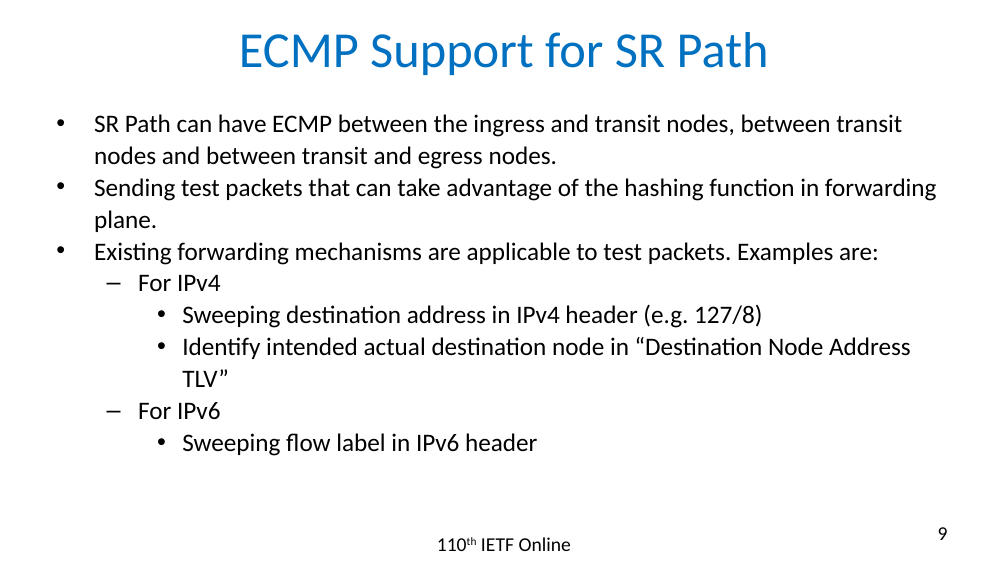
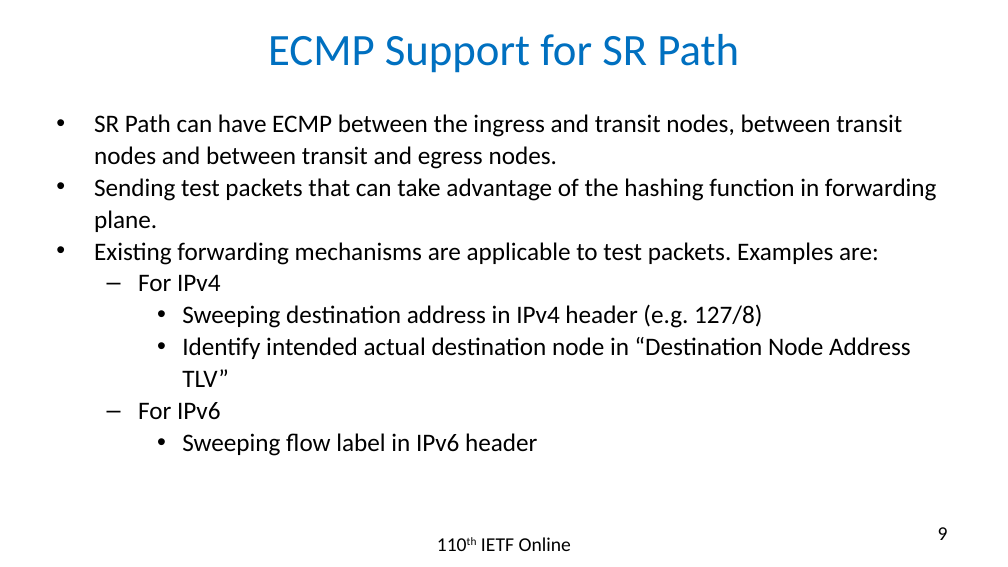
Before and after one commit to rakgandhi/ietf-slides, a slide deck: slide 9 of draft-gandhi-spring-stamp-srpm-04.pptx. Drawn at 1008x567 pixels with LibreOffice and Linux fonts; fonts in the diff are those of the drawing. Boxes give left, top, right and bottom in pixels: in the first picture for what was removed or moved away, otherwise in the second. Text is boxed around its words. In the diff, an @@ line names an element or a change of style, - is before the commit and + after.

```diff
--- a/draft-gandhi-spring-stamp-srpm-04.pptx
+++ b/draft-gandhi-spring-stamp-srpm-04.pptx
@@ title "ECMP Support for SR Path" at [268,34,739,73]: size 36 to 32 pt @@
```
Also in this commit, not shown: 2 other slides changed, 1 other file.
